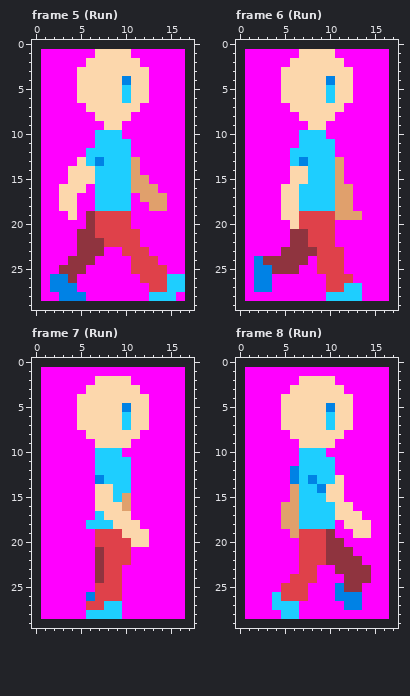
A pixel-art file gets an edit: Engine/Assest/Bitmap/player.aseprite. The first picture shows the starting point.
16x28 pixels, 8 frames. Shown: frame 5 (Run), frame 6 (Run), frame 7 (Run), frame 8 (Run). The old version is drawn lined up with the new one, on the new canvas. The commit also changed other frames, which this record leaves out.
Once edited:
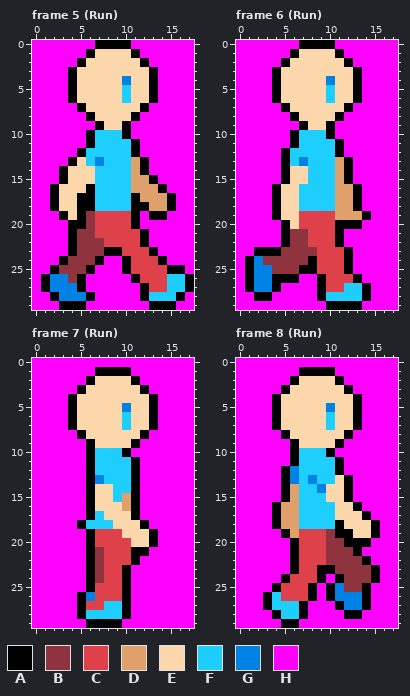
Palette (. is transparent): A #000000  B #8f343f  C #df414a  D #e0a06c  E #fcd7ac  F #1eceff  G #0082e5  H #ff00ff
The commit says: +add border for player anim
The exact change:
canvas 16x28 -> 18x30, the old top-left corner now at 1,1
--- frame 5 (Run)
@@ x 0..17 @@
- 0 ..................
- 1 .HHHHHHEEEEHHHHHH.
- 2 .HHHHHEEEEEEHHHHH.
- 3 .HHHHEEEEEEEEHHHH.
- 4 .HHHHEEEEEGEEHHHH.
- 5 .HHHHEEEEEFEEHHHH.
- 6 .HHHHEEEEEFEEHHHH.
- 7 .HHHHHEEEEEEHHHHH.
- 8 .HHHHHHEEEEHHHHHH.
- 9 .HHHHHHHEEHHHHHHH.
-10 .HHHHHHFFFHHHHHHH.
-11 .HHHHHHFFFFHHHHHH.
-12 .HHHHHFFFFFHHHHHH.
-13 .HHHHEFGFFFDHHHHH.
-14 .HHHEEEFFFFDHHHHH.
-15 .HHHEEEFFFFDDHHHH.
-16 .HHEEEHFFFFDDDHHH.
-17 .HHEEHHFFFFHDDDHH.
-18 .HHEEHHFFFFHHDDHH.
-19 .HHHEHBCCCCHHHHHH.
-20 .HHHHHBCCCCHHHHHH.
-21 .HHHHBBCCCCCHHHHH.
-22 .HHHHBBBCCCCHHHHH.
-23 .HHHHBBBHHCCCHHHH.
-24 .HHHBBBHHHHCCCHHH.
-25 .HHBBBHHHHHCCCCHH.
-26 .HGGBHHHHHHHCCCFF.
-27 .HGGGHHHHHHHHCCFF.
-28 .HHGGGHHHHHHHFFFH.
-29 ..................
+ 0 HHHHHHHAAAAHHHHHHH
+ 1 HHHHHHAEEEEAHHHHHH
+ 2 HHHHHAEEEEEEAHHHHH
+ 3 HHHHAEEEEEEEEAHHHH
+ 4 HHHHAEEEEEGEEAHHHH
+ 5 HHHHAEEEEEFEEAHHHH
+ 6 HHHHAEEEEEFEEAHHHH
+ 7 HHHHHAEEEEEEAHHHHH
+ 8 HHHHHHAEEEEAHHHHHH
+ 9 HHHHHHHAEEAHHHHHHH
+10 HHHHHHAFFFAHHHHHHH
+11 HHHHHHAFFFFAHHHHHH
+12 HHHHHAFFFFFAHHHHHH
+13 HHHHAEFGFFFDAHHHHH
+14 HHHAEEEFFFFDAHHHHH
+15 HHHAEEEFFFFDDAHHHH
+16 HHAEEEAFFFFDDDAHHH
+17 HHAEEAAFFFFADDDAHH
+18 HHAEEAAFFFFAADDAHH
+19 HHHAEABCCCCAHAAHHH
+20 HHHHAABCCCCAHHHHHH
+21 HHHHABBCCCCCAHHHHH
+22 HHHHABBBCCCCAHHHHH
+23 HHHHABBBAACCCAHHHH
+24 HHHABBBAHHACCCAHHH
+25 HHABBBAHHHACCCCAAH
+26 HAGGBAHHHHHACCCFFA
+27 HAGGGAHHHHHHACCFFA
+28 HHAGGGAHHHHHAFFFAH
+29 HHHAAAHHHHHHHAAAHH
--- frame 6 (Run)
@@ x 0..17 @@
- 0 ..................
- 1 .HHHHHHEEEEHHHHHH.
- 2 .HHHHHEEEEEEHHHHH.
- 3 .HHHHEEEEEEEEHHHH.
- 4 .HHHHEEEEEGEEHHHH.
- 5 .HHHHEEEEEFEEHHHH.
- 6 .HHHHEEEEEFEEHHHH.
- 7 .HHHHHEEEEEEHHHHH.
- 8 .HHHHHHEEEEHHHHHH.
- 9 .HHHHHHHEEHHHHHHH.
-10 .HHHHHHFFFHHHHHHH.
-11 .HHHHHHFFFFHHHHHH.
-12 .HHHHHFFFFFHHHHHH.
-13 .HHHHHFGFFFDHHHHH.
-14 .HHHHHEEFFFDHHHHH.
-15 .HHHHHEEFFFDHHHHH.
-16 .HHHHEEFFFFDDHHHH.
-17 .HHHHEEFFFFDDHHHH.
-18 .HHHHEEFFFFDDHHHH.
-19 .HHHHEECCCCDDDHHH.
-20 .HHHHHECCCCHHHHHH.
-21 .HHHHHBBCCCHHHHHH.
-22 .HHHHHBBCCCHHHHHH.
-23 .HHHHBBBBCCCHHHHH.
-24 .HGBBBBBHCCCHHHHH.
-25 .HGGBBBHHCCCHHHHH.
-26 .HGGHHHHHHCCCHHHH.
-27 .HGGHHHHHHCCFFHHH.
-28 .HHHHHHHHHFFFFHHH.
-29 ..................
+ 0 HHHHHHHAAAAHHHHHHH
+ 1 HHHHHHAEEEEAHHHHHH
+ 2 HHHHHAEEEEEEAHHHHH
+ 3 HHHHAEEEEEEEEAHHHH
+ 4 HHHHAEEEEEGEEAHHHH
+ 5 HHHHAEEEEEFEEAHHHH
+ 6 HHHHAEEEEEFEEAHHHH
+ 7 HHHHHAEEEEEEAHHHHH
+ 8 HHHHHHAEEEEAHHHHHH
+ 9 HHHHHHHAEEAHHHHHHH
+10 HHHHHHAFFFAHHHHHHH
+11 HHHHHHAFFFFAHHHHHH
+12 HHHHHAFFFFFAHHHHHH
+13 HHHHHAFGFFFDAHHHHH
+14 HHHHHAEEFFFDAHHHHH
+15 HHHHHAEEFFFDAHHHHH
+16 HHHHAEEFFFFDDAHHHH
+17 HHHHAEEFFFFDDAHHHH
+18 HHHHAEEFFFFDDAHHHH
+19 HHHHAEECCCCDDDAHHH
+20 HHHHHAECCCCAAAHHHH
+21 HHHHHABBCCCAHHHHHH
+22 HHHHHABBCCCAHHHHHH
+23 HHAAABBBBCCCAHHHHH
+24 HAGBBBBBACCCAHHHHH
+25 HAGGBBBAACCCAHHHHH
+26 HAGGAAAHHACCCAHHHH
+27 HAGGAHHHHACCFFAHHH
+28 HHAAHHHHHAFFFFAHHH
+29 HHHHHHHHHHAAAAHHHH
--- frame 7 (Run)
@@ x 0..17 @@
- 0 ..................
- 1 .HHHHHHHHHHHHHHHH.
- 2 .HHHHHHEEEEHHHHHH.
- 3 .HHHHHEEEEEEHHHHH.
- 4 .HHHHEEEEEEEEHHHH.
- 5 .HHHHEEEEEGEEHHHH.
- 6 .HHHHEEEEEFEEHHHH.
- 7 .HHHHEEEEEFEEHHHH.
- 8 .HHHHHEEEEEEHHHHH.
- 9 .HHHHHHEEEEHHHHHH.
-10 .HHHHHHFFFHHHHHHH.
-11 .HHHHHHFFFFHHHHHH.
-12 .HHHHHHFFFFHHHHHH.
-13 .HHHHHHGFFFHHHHHH.
-14 .HHHHHHEEFFHHHHHH.
-15 .HHHHHHEEFDHHHHHH.
-16 .HHHHHHEEEDHHHHHH.
-17 .HHHHHHFEEEHHHHHH.
-18 .HHHHHFFFEEEHHHHH.
-19 .HHHHHHCCCEEEHHHH.
-20 .HHHHHHCCCCEEHHHH.
-21 .HHHHHHBCCCHHHHHH.
-22 .HHHHHHBCCCHHHHHH.
-23 .HHHHHHBCCHHHHHHH.
-24 .HHHHHHBCCHHHHHHH.
-25 .HHHHHHCCCHHHHHHH.
-26 .HHHHHGCCCHHHHHHH.
-27 .HHHHHCCFFHHHHHHH.
-28 .HHHHHFFFFHHHHHHH.
-29 ..................
+ 0 HHHHHHHHHHHHHHHHHH
+ 1 HHHHHHHAAAAHHHHHHH
+ 2 HHHHHHAEEEEAHHHHHH
+ 3 HHHHHAEEEEEEAHHHHH
+ 4 HHHHAEEEEEEEEAHHHH
+ 5 HHHHAEEEEEGEEAHHHH
+ 6 HHHHAEEEEEFEEAHHHH
+ 7 HHHHAEEEEEFEEAHHHH
+ 8 HHHHHAEEEEEEAHHHHH
+ 9 HHHHHHAEEEEAHHHHHH
+10 HHHHHHAFFFAHHHHHHH
+11 HHHHHHAFFFFAHHHHHH
+12 HHHHHHAFFFFAHHHHHH
+13 HHHHHHAGFFFAHHHHHH
+14 HHHHHHAEEFFAHHHHHH
+15 HHHHHHAEEFDAHHHHHH
+16 HHHHHHAEEEDAHHHHHH
+17 HHHHHHAFEEEAHHHHHH
+18 HHHHHAFFFEEEAHHHHH
+19 HHHHHHACCCEEEAHHHH
+20 HHHHHHACCCCEEAHHHH
+21 HHHHHHABCCCAAHHHHH
+22 HHHHHHABCCCAHHHHHH
+23 HHHHHHABCCAHHHHHHH
+24 HHHHHHABCCAHHHHHHH
+25 HHHHHHACCCAHHHHHHH
+26 HHHHHAGCCCAHHHHHHH
+27 HHHHHACCFFAHHHHHHH
+28 HHHHHAFFFFAHHHHHHH
+29 HHHHHHAAAAHHHHHHHH
--- frame 8 (Run)
@@ x 0..17 @@
- 0 ..................
- 1 .HHHHHHHHHHHHHHHH.
- 2 .HHHHHHEEEEHHHHHH.
- 3 .HHHHHEEEEEEHHHHH.
- 4 .HHHHEEEEEEEEHHHH.
- 5 .HHHHEEEEEGEEHHHH.
- 6 .HHHHEEEEEFEEHHHH.
- 7 .HHHHEEEEEFEEHHHH.
- 8 .HHHHHEEEEEEHHHHH.
- 9 .HHHHHHEEEEHHHHHH.
-10 .HHHHHHFFFHHHHHHH.
-11 .HHHHHHFFFFHHHHHH.
-12 .HHHHHGFFFFHHHHHH.
-13 .HHHHHGFGFFEHHHHH.
-14 .HHHHHDFFGEEHHHHH.
-15 .HHHHHDFFFEEHHHHH.
-16 .HHHHDDFFFFEEHHHH.
-17 .HHHHDDFFFFEEEHHH.
-18 .HHHHDDFFFFHEEEHH.
-19 .HHHHHDCCCBHHEEHH.
-20 .HHHHHHCCCBBHHHHH.
-21 .HHHHHHCCCBBBHHHH.
-22 .HHHHHHCCCBBBBHHH.
-23 .HHHHHHCCHHBBBBHH.
-24 .HHHHHCCCHHHBBBHH.
-25 .HHHHCCCHHHGBBHHH.
-26 .HHHFCCCHHHGGGHHH.
-27 .HHHFFFHHHHHGGHHH.
-28 .HHHHFFHHHHHHHHHH.
-29 ..................
+ 0 HHHHHHHHHHHHHHHHHH
+ 1 HHHHHHHAAAAHHHHHHH
+ 2 HHHHHHAEEEEAHHHHHH
+ 3 HHHHHAEEEEEEAHHHHH
+ 4 HHHHAEEEEEEEEAHHHH
+ 5 HHHHAEEEEEGEEAHHHH
+ 6 HHHHAEEEEEFEEAHHHH
+ 7 HHHHAEEEEEFEEAHHHH
+ 8 HHHHHAEEEEEEAHHHHH
+ 9 HHHHHHAEEEEAHHHHHH
+10 HHHHHHAFFFAHHHHHHH
+11 HHHHHHAFFFFAHHHHHH
+12 HHHHHAGFFFFAHHHHHH
+13 HHHHHAGFGFFEAHHHHH
+14 HHHHHADFFGEEAHHHHH
+15 HHHHHADFFFEEAHHHHH
+16 HHHHADDFFFFEEAHHHH
+17 HHHHADDFFFFEEEAHHH
+18 HHHHADDFFFFAEEEAHH
+19 HHHHHADCCCBAAEEAHH
+20 HHHHHHACCCBBAAAHHH
+21 HHHHHHACCCBBBAHHHH
+22 HHHHHHACCCBBBBAHHH
+23 HHHHHHACCAABBBBAHH
+24 HHHHHACCCAHABBBAHH
+25 HHHHACCCAHAGBBAHHH
+26 HHHAFCCCAHAGGGAHHH
+27 HHHAFFFAHHHAGGAHHH
+28 HHHHAFFAHHHHAAHHHH
+29 HHHHHAAHHHHHHHHHHH
Boxes around the changes in both pictures, in picture pixels (x1, y1, x2, y2):
changed: (32, 40, 194, 310)
changed: (236, 40, 398, 310)
changed: (32, 358, 194, 628)
changed: (236, 358, 398, 628)
